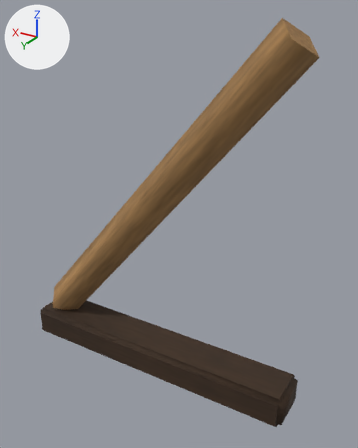
Before and after pictures for a commit that changed the FBX model Assets/Art3D/BuildingBlocks/Models/timber-brace-3.fbx.
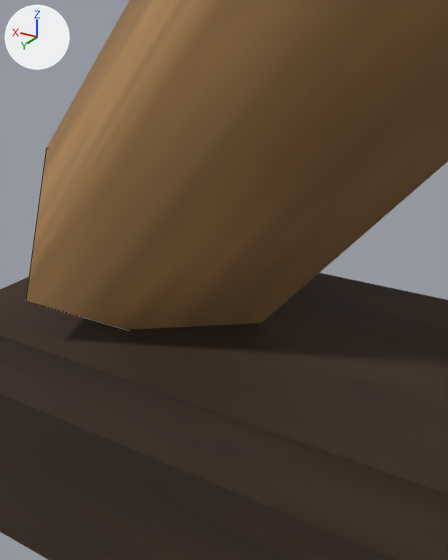
Each version appears first whole from a 50 mm lens placed at (-0.825, 1.213, 1.178), pointed at (-0.077, -0.033, 0.555), and next in a close-up from a 50 mm lens placed at (0.253, 0.212, 0.232), pointed at (0.335, 0.075, 0.163). The lights are fixed; the arrows at upper left show +X, +Y and +Z. The last two pictures show the newer version. The close-ups show mesh edges as thin lines. Where no turn or scale is listed for an object, it has been applied to the vertices.

Before the edit, the objects in view are built like this:
```python
me_timber_brace_3__geometrymesh = bpy.data.meshes.new('timber-brace-3__GeometryMesh')
me_timber_brace_3__geometrymesh.from_pydata(...)  # 40 vertices, 36 faces; spans x -0.5..0.5, y -0.08..0.08, z 0.0..1.163
me_timber_brace_3__geometrymesh.materials.append(mat_buildingpalette)  # picture img_buildingpalette_png
ob_timber_brace_3__geometry = bpy.data.objects.new('timber-brace-3__Geometry', me_timber_brace_3__geometrymesh)
ob_timber_brace_3__geometry.location = (0.0, 0.0, 0.0)
```
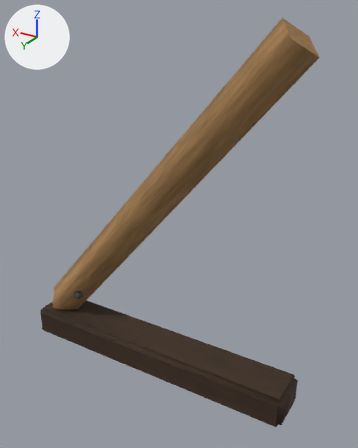
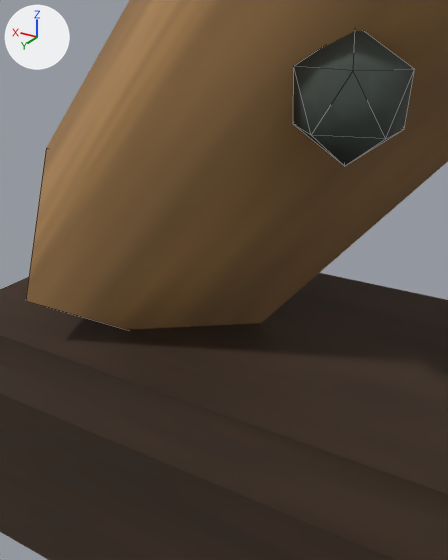
Location of each change, [x1, y1, x2, y2] in pixels of the close-ups (448 x 560 px):
part 1 of me_timber_brace_3__geometrymesh, added: after [293, 31, 415, 166]

Edits to the bpy script that builds the scene:
```text
Change me_timber_brace_3__geometrymesh:
    used by ob_timber_brace_3__geometry; location = (0.0, 0.0, 0.0)
    remove me_timber_brace_3__geometrymesh.from_pydata(...)  # 40 vertices, 36 faces; spans x -0.5..0.5, y -0.08..0.08, z 0.0..1.163
    add me_timber_brace_3__geometrymesh.from_pydata(...)  # 52 vertices, 56 faces; spans x -0.5..0.5, y -0.08..0.08, z 0.0..1.163
    me_timber_brace_3__geometrymesh part 1: a new loose piece, an icosphere of 20 faces spanning x 0.298..0.332, y 0.026..0.054, z 0.191..0.229, in mat_buildingpalette (picture img_buildingpalette_png)
```
